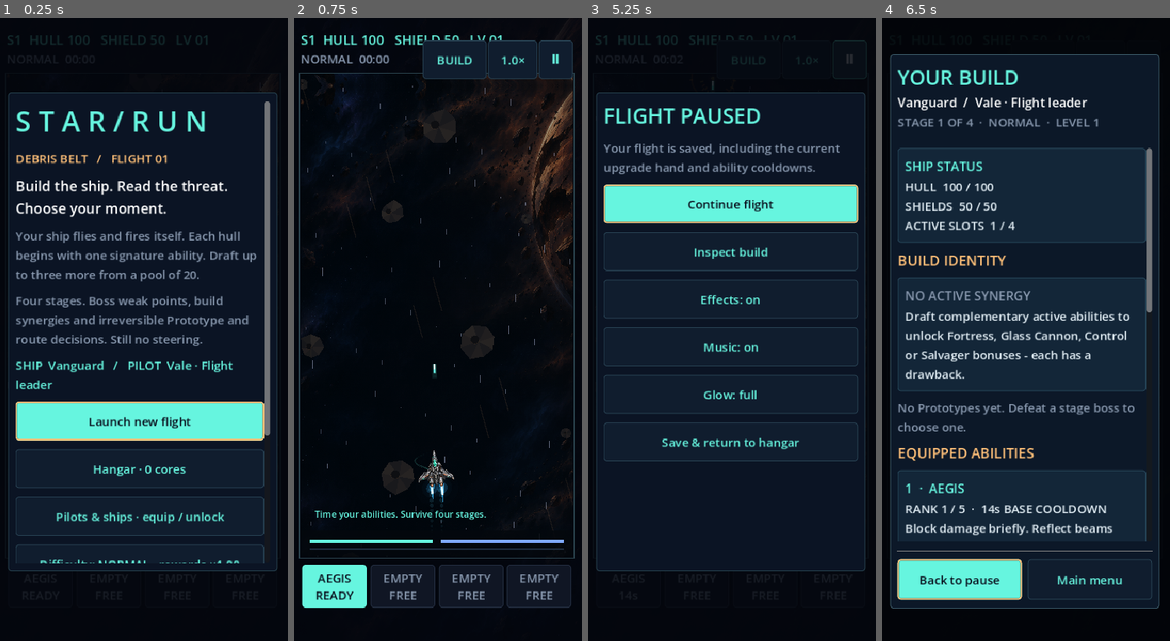
Above: before the commit, frames 1-4 (left to right).
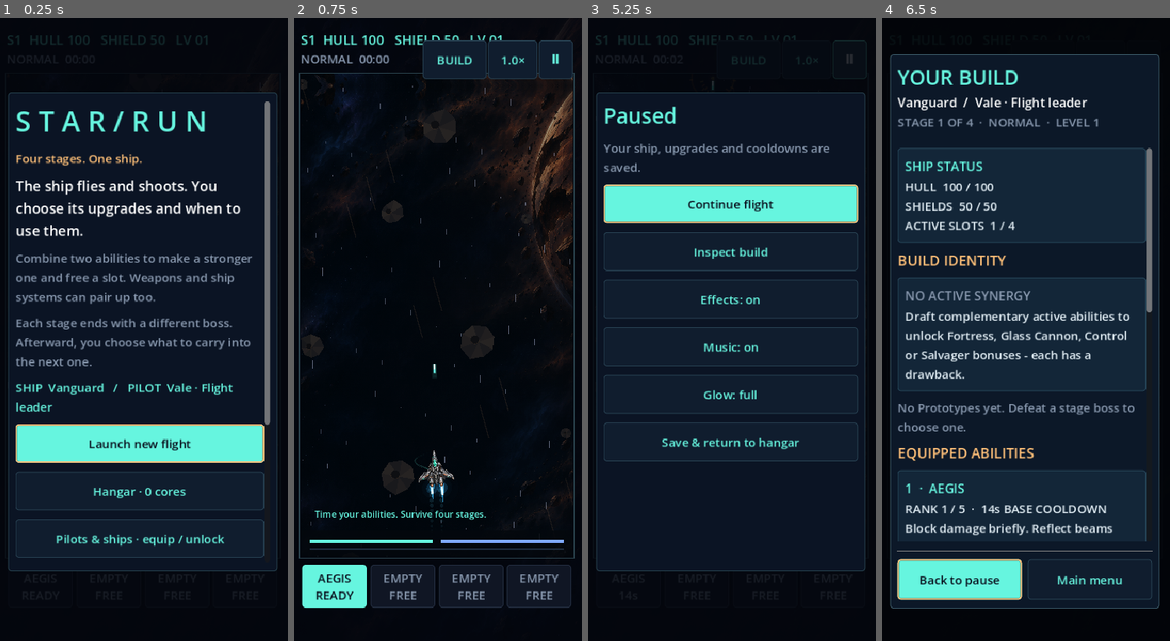
Above: after the commit, the same moments.

Repository: killjoy00/StarRun
Game: Godot game, scene res://scenes/main.tscn
Two runs of this game, one before a commit and one after it. Both use one fixed random seed, a clock stepped at 60 frames per second and the inputs below.
Inputs:
- Up to frame 1 (0.25 s): no input
- Up to frame 2 (0.75 s): click "Launch new flight" at 0.5 s
- Up to frame 3 (5.25 s): click "BUILD" at 1.25 s; click "Ⅱ" at 2 s; click "1.0×" at 2.75 s; click "Resume flight" at 3.5 s; click "AEGIS READY" at 4.25 s; click "Ⅱ" at 5 s
- Up to frame 4 (6.5 s): click "Inspect build" at 5.75 s

The runs differ from the first frame. In frame 1, 17% of the frame differs, in the area x 5-95%, y 21-88%; in frame 2, nothing differs; in frame 3, 1.9%; in frame 4, less than 0.1%.

Commit message:
copy: make in-game writing direct and concrete instead of generic UI jargon

Diff:
--- a/scripts/main.gd
+++ b/scripts/main.gd
@@ -373,10 +373,10 @@
 	mode = "menu"
 	var box := _panel()
 	_label(box, "S T A R / R U N", 38, CYAN)
-	_label(box, "DEBRIS BELT   /   FLIGHT 01", 13, AMBER)
-	_wrapped(box, "Build the ship. Read the threat. Choose your moment.", 19, Color.WHITE)
-	_wrapped(box, "Your ship flies and fires itself. Each hull begins with one signature ability. Draft up to three more from a pool of 20.")
-	_wrapped(box, "Four stages. Boss weak points, build synergies and irreversible Prototype and route decisions. Still no steering.", 14)
+	_label(box, "Four stages. One ship.", 13, AMBER)
+	_wrapped(box, "The ship flies and shoots. You choose its upgrades and when to use them.", 19, Color.WHITE)
+	_wrapped(box, "Combine two abilities to make a stronger one and free a slot. Weapons and ship systems can pair up too.")
+	_wrapped(box, "Each stage ends with a different boss. Afterward, you choose what to carry into the next one.", 14)
 	_wrapped(box, "SHIP  %s   /   PILOT  %s" % [Catalog.ship(profile.ship).name, Catalog.pilot(profile.pilot).name], 13, CYAN)
 	if not services.read_save(Services.RUN).is_empty():
 		_button(box, "Resume flight", _resume_run, true)
@@ -651,8 +651,8 @@
 	mode = "paused"
 	_save_run()
 	var box := _panel()
-	_label(box, "FLIGHT PAUSED", 28, CYAN)
-	_wrapped(box, "Your flight is saved, including the current upgrade hand and ability cooldowns.")
+	_label(box, "Paused", 28, CYAN)
+	_wrapped(box, "Your ship, upgrades and cooldowns are saved.")
 	_button(box, "Continue flight", _toggle_pause, true).grab_focus()
 	_button(box, "Inspect build", _show_build)
 	_button(box, "Effects: " + ("on" if profile.sound else "off"), _toggle_sound)
@@ -691,8 +691,8 @@
 	content.add_theme_constant_override("separation", 9)
 	panel.add_child(content)
 	_wrapped(content, sim.stage_spec().reward_label.to_upper(), 21, AMBER)
-	_wrapped(content, "RUN SALVAGE  %d CORES · %d ENEMIES DEFEATED\nSalvage is awarded when the flight ends." % [sim.payout(), sim.kills], 16, Color.WHITE)
-	var next_text := "The Void Citadel is yours. Claim your victory and see the flight report." if sim.stage == sim.stage_count() else "Next: %s. Warp, install a Prototype, then choose repairs, damage or a higher-risk bounty." % sim.stage_spec().transition
+	_wrapped(content, "%d cores so far  |  %d enemies down\nCores are paid out when the run ends." % [sim.payout(), sim.kills], 16, Color.WHITE)
+	var next_text := "All four stages cleared. See how your run went." if sim.stage == sim.stage_count() else "Next: %s. Pick a prototype, then choose your next route." % sim.stage_spec().transition
 	_wrapped(content, next_text, 16, Color.WHITE)
 	stage_clear_button = _button(content, "Claim victory & see report" if sim.stage == sim.stage_count() else "Warp to " + str(sim.stage_spec().transition), _begin_warp, true)
 	stage_clear_button.disabled = stage_clear_clock < 1.2
@@ -729,21 +729,21 @@
 	var header: VBoxContainer = view.header
 	var body: VBoxContainer = view.body
 	var footer: HBoxContainer = view.footer
-	_label(header, "CHOOSE A PROTOTYPE", 26, CYAN)
-	_wrapped(header, "Stage %d cleared. Install one permanent upgrade for the rest of this flight." % sim.stage, 15, Color.WHITE)
-	_wrapped(header, "Every Prototype has a benefit and a cost. The other two options are lost.", 14, AMBER)
+	_label(header, "Pick a prototype", 26, CYAN)
+	_wrapped(header, "Keep one of these for the rest of this run." % sim.stage, 15, Color.WHITE)
+	_wrapped(header, "Each has a downside. You only get one.", 14, AMBER)
 	var first: Button = null
 	for i in range(sim.prototype_offers.size()):
 		var id: String = str(sim.prototype_offers[i])
 		var spec: Dictionary = sim.prototype_spec(id)
 		var card := _reading_card(body, "%d  /  %s  [%s]" % [i + 1, spec.name, spec.role], "%s\nBENEFIT  %s\nTRADEOFF  %s" % [spec.description, spec.benefit, spec.cost], CYAN)
 		var content: VBoxContainer = card.get_child(0)
-		var choose := _button(content, "Install " + str(spec.name), _choose_prototype.bind(i), i == 0)
+		var choose := _button(content, "Take " + str(spec.name), _choose_prototype.bind(i), i == 0)
 		choose.autowrap_mode = TextServer.AUTOWRAP_WORD_SMART
 		choose.custom_minimum_size.y = 50
 		if first == null:
 			first = choose
-	_reading_cta(footer, "Save & Main Menu", _show_menu)
+	_reading_cta(footer, "Save and exit", _show_menu)
 	if first != null:
 		first.grab_focus()
 
@@ -761,13 +761,13 @@
 	var header: VBoxContainer = view.header
 	var body: VBoxContainer = view.body
 	var footer: HBoxContainer = view.footer
-	_label(header, "CHOOSE YOUR NEXT ROUTE", 26, CYAN)
+	_label(header, "Choose the next route", 26, CYAN)
 	_wrapped(header, "NEXT: %s  ·  STAGE %d OF 4" % [sim.stage_spec().transition, sim.stage + 1], 15, Color.WHITE)
-	_wrapped(header, "One immediate decision: restore your hull, push your damage or gamble for extra cores.", 14, MUTED)
+	_wrapped(header, "Repair, hit harder, or take a harder stage for more cores.", 14, MUTED)
 	var routes := [
-		{"id":"repair", "name":"SAFE PASSAGE", "text":"BENEFIT  Repair 55% of max hull and fully restore shields.\nTRADEOFF  No extra damage or core bounty.", "action":"Repair and continue"},
-		{"id":"overclock", "name":"REDLINE JUMP", "text":"BENEFIT  +25% automatic weapon damage for the next stage.\nTRADEOFF  Repair only 10% hull and start with 60% shields.", "action":"Overclock and continue"},
-		{"id":"bounty", "name":"HIGH-RISK CONTRACT", "text":"BENEFIT  +%d base cores for defeating the next boss.\nTRADEOFF  +30%% enemy health, damage and spawn pressure; repair only 30%% hull." % (20 * (sim.stage + 1)), "action":"Accept bounty and continue"}
+		{"id":"repair", "name":"REPAIR", "text":"Repair 55% of hull and refill shields. No extra rewards.", "action":"Take repair"},
+		{"id":"overclock", "name":"MORE DAMAGE", "text":"Guns deal 25% more damage next stage. Repair just 10% hull and start with 60% shields.", "action":"Take damage"},
+		{"id":"bounty", "name":"BOUNTY RUN", "text":"Get +%d base cores if you beat the next boss. Enemies have 30%% more health, damage and spawns. Repair 30%% hull." % (20 * (sim.stage + 1)), "action":"Take bounty"}
 	]
 	var first: Button = null
 	for route in routes:
@@ -778,7 +778,7 @@
 		button.custom_minimum_size.y = 52
 		if first == null:
 			first = button
-	_reading_cta(footer, "Save & Main Menu", _show_menu)
+	_reading_cta(footer, "Save and exit", _show_menu)
 	if first != null:
 		first.grab_focus()
 
@@ -819,7 +819,7 @@
 	var header: VBoxContainer = view.header
 	var body: VBoxContainer = view.body
 	var footer: HBoxContainer = view.footer
-	_label(header, "FOUR STAGES CLEARED" if sim.won else "FLIGHT ENDED", 27, CYAN if sim.won else AMBER)
+	_label(header, "You made it" if sim.won else "Run over", 27, CYAN if sim.won else AMBER)
 	_wrapped(header, "Reached %s  ·  %s" % [sim.stage_name(), sim.difficulty.to_upper()], 17, Color.WHITE)
 	_wrapped(header, "Stage %d of %d  ·  %02d:%02d flight time" % [sim.stage, sim.stage_count(), int(sim.time) / 60, int(sim.time) % 60], 15, MUTED)
 	_reading_card(body, "SALVAGE EARNED", "+%d CORES  ·  %d enemy ships destroyed\n%d stages cleared  ·  %d abilities activated\nBase cores earned through bounty contracts: %d" % [sim.payout(), sim.kills, sim.stage_clears, sim.ability_uses, sim.bounty_earned], AMBER)
@@ -829,9 +829,9 @@
 	for id in sim.prototypes:
 		var spec: Dictionary = sim.prototype_spec(str(id))
 		build_lines.append(str(spec.name) + " - " + str(spec.benefit))
-	_reading_card(body, "YOUR BUILD STRATEGY", "\n".join(build_lines) if not build_lines.is_empty() else "No synergy combos or Prototypes acquired.", CYAN)
+	_reading_card(body, "What you built", "\n".join(build_lines) if not build_lines.is_empty() else "No pairs or prototypes this time.", CYAN)
 	_reading_card(body, "FINAL SHIP STATUS", "Hull %d / %d  ·  Shield %d / %d\n%.0f damage blocked  ·  %d beams cancelled" % [sim.hull, sim.max_hull, sim.shield, sim.max_shield, sim.prevented, sim.beams_cancelled])
-	_label(body, "DAMAGE REPORT", 19, AMBER)
+	_label(body, "Damage taken", 19, AMBER)
 	var damage_lines := PackedStringArray()
 	for kind in ["chaff", "heavy", "ordnance", "hazard", "ion", "corrosion", "disrupt", "heat", "gravity", "void"]:
 		var value: float = float(sim.damage_taken.get(kind, 0.0))
@@ -849,7 +849,7 @@
 	for i in range(mini(5, weapons.size())):
 		weapon_lines.append("%s   %.0f" % [weapons[i].name, weapons[i].damage])
 	_reading_card(body, "TOP WEAPONS", "\n".join(weapon_lines) if not weapon_lines.is_empty() else "No weapon damage recorded.")
-	_label(body, "LAST MOMENTS", 19, AMBER)
+	_label(body, "Final seconds", 19, AMBER)
 	var recap := PackedStringArray()
 	for i in range(sim.events.size() - 1, -1, -1):
 		var event: Dictionary = sim.events[i]
@@ -1170,7 +1170,7 @@
 		_reading_card(body, str(entry.name), "Rank %d of %d · %s" % [sim.upgrades[entry.id], entry.max, entry.description])
 	if weapons == 0:
 		_wrapped(body, "No automatic weapon modules installed.", 15)
-	_label(body, "SYSTEMS & SUPPORT", 19, AMBER)
+	_label(body, "Ship systems", 19, AMBER)
 	var systems: Array = []
 	for entry in sim.content.cards:
 		if entry.tag == "SYSTEM" and int(sim.upgrades.get(entry.id, 0)) > 0:
